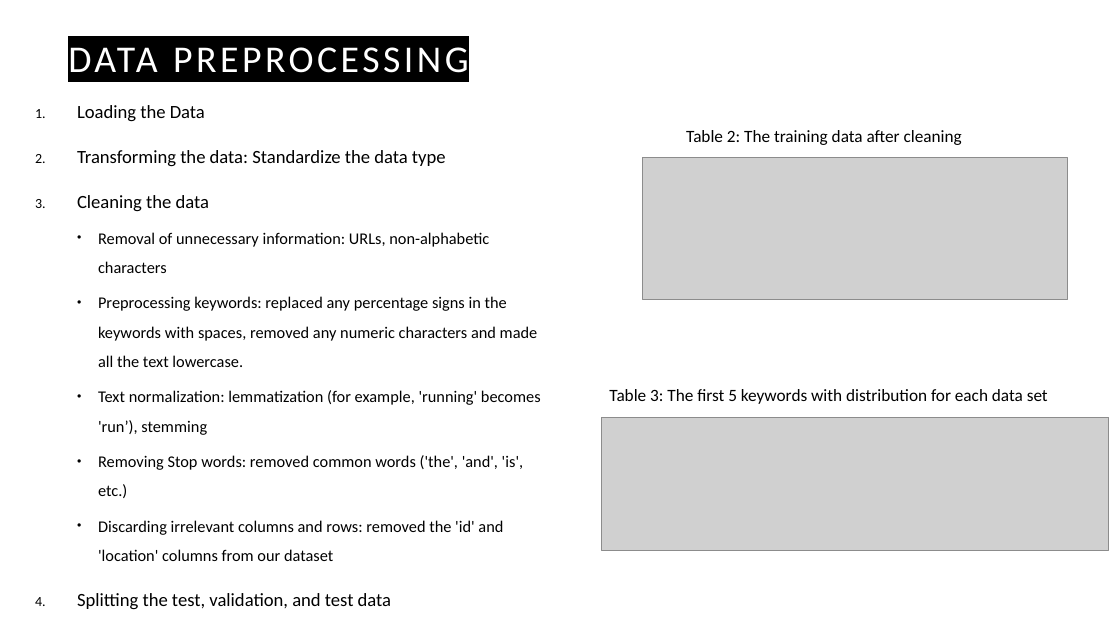
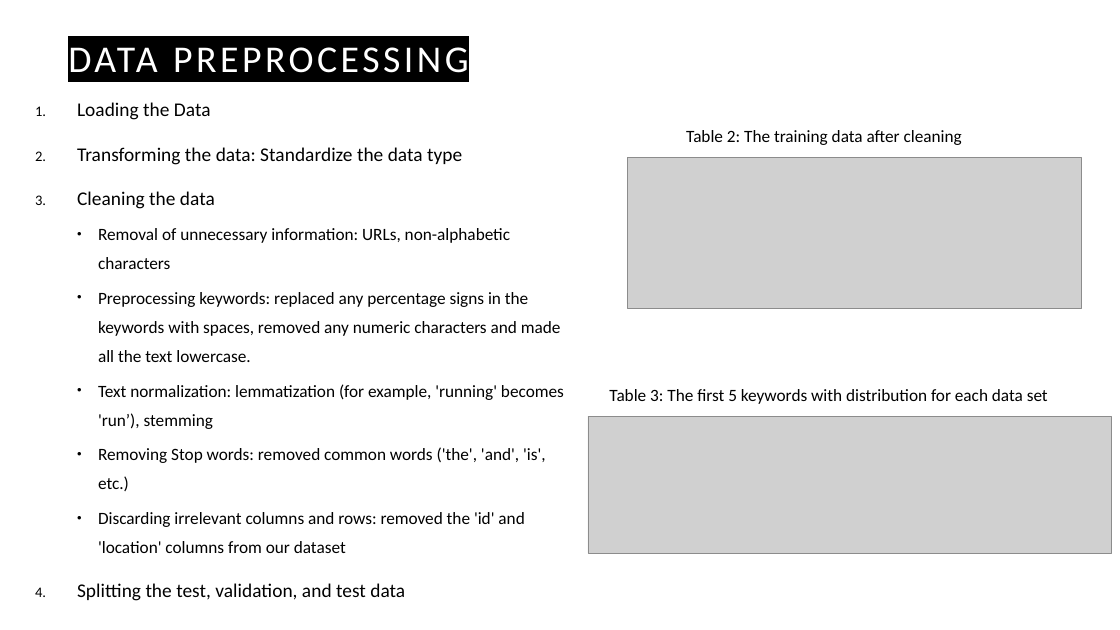
Before and after one commit to eitanaka/DATS6202_Final_Project, a slide deck: slide 4 of DATS6202_Final_Project_Presentation_NLP_draft.pptx. Drawn at 1120x630 pixels with LibreOffice and Linux fonts; fonts in the diff are those of the drawing; grey boxes stand for pictures. Boxes give left, top, right and bottom in pixels: in the first picture for what was removed or moved away, otherwise in the second. Text is boxed around its words. In the diff, an @@ line names an element or a change of style, - is before the commit and + after.

```diff
--- a/DATS6202_Final_Project_Presentation_NLP_draft.pptx
+++ b/DATS6202_Final_Project_Presentation_NLP_draft.pptx
@@ text "Loading the Data" at [77,102,564,601]: size 16 to 16.6 pt in "Loading the Data", "Transforming the data: Standardize the data type", "Cleaning the data", "Splitting the test, validation, and test data"; size 14 to 14.8 pt in "Removal of unnecessary information: URLs, non-alphabetic cha ...", "Preprocessing keywords: replaced any percentage signs in ...", "Text normalization: lemmatization (for example, 'running' be ...", "Removing Stop words: removed common words ('the', ..." and 1 more places; line spacing 1.5 to 1.4 @@
@@ picture: place and size @@
-picture at [642,158,1068,299]
+picture at [628,158,1081,308]
@@ picture: place and size @@
-picture at [602,418,1110,551]
+picture at [588,416,1112,553]
```
